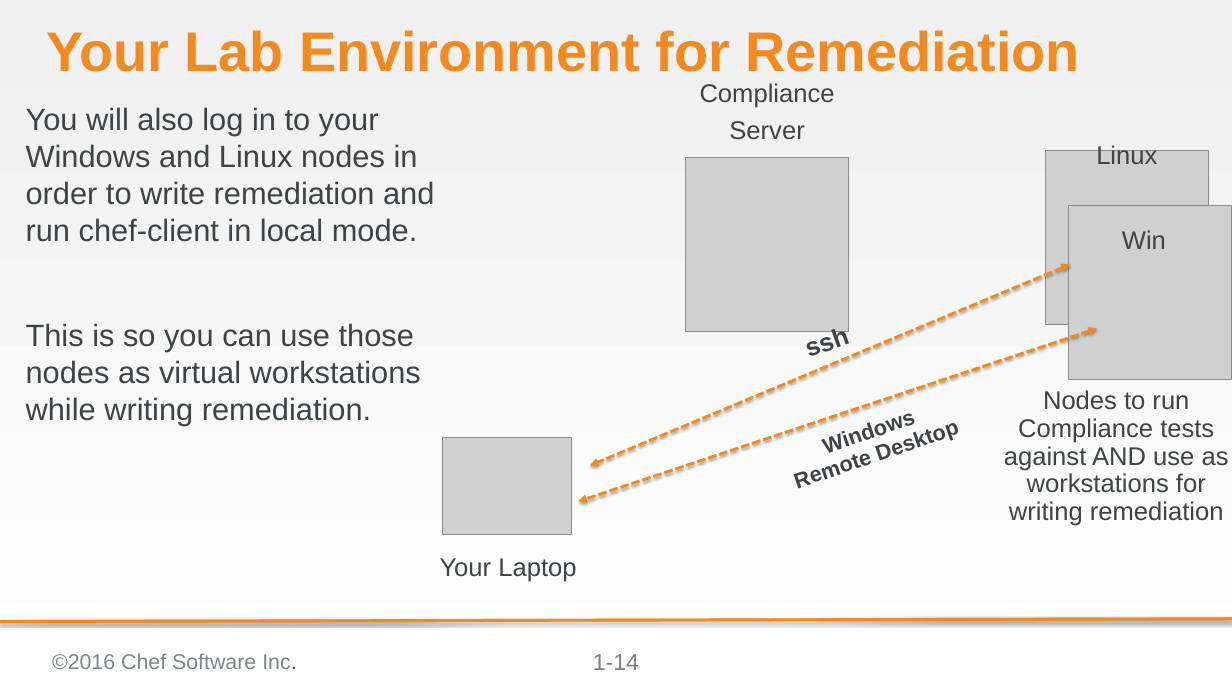
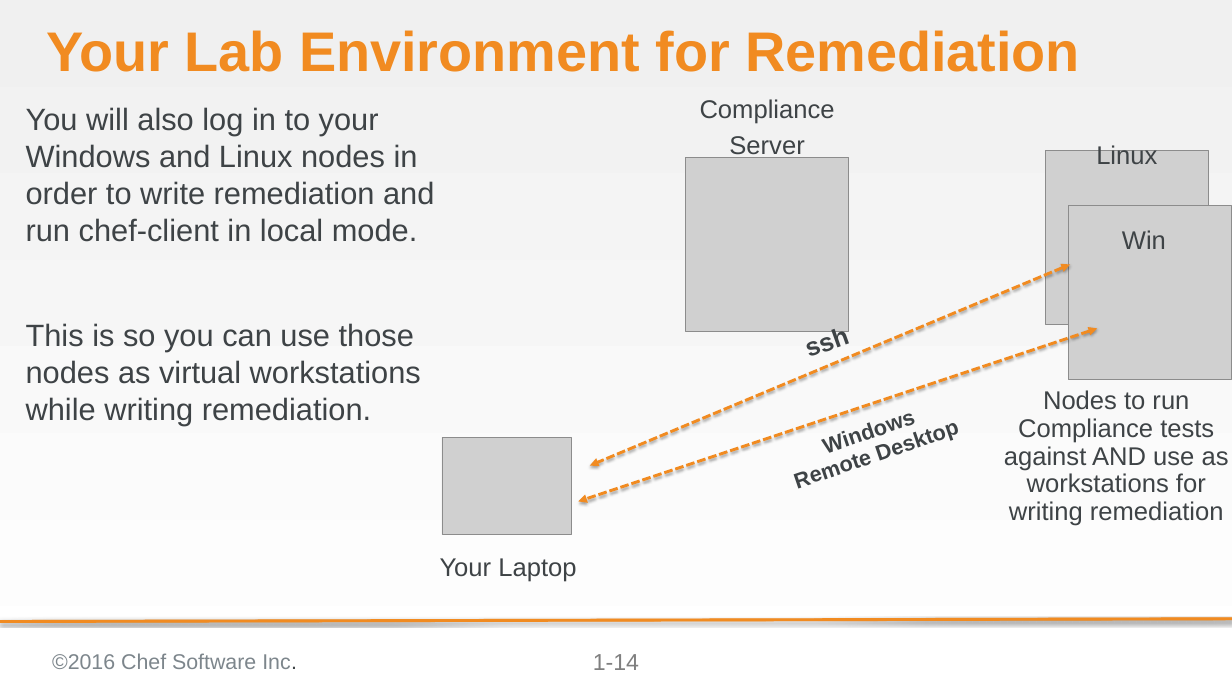
Before and after one commit to bchamby/chef-compliance-installation-configuration-operation, a slide deck: slide 14 of 01-Intro.pptx. Drawn at 1232x693 pixels with LibreOffice and Linux fonts; fonts in the diff are those of the drawing; grey boxes stand for pictures; background and template pictures are left out. Boxes give left, top, right and bottom in pixels: in the first picture for what was removed or moved away, otherwise in the second. Text is boxed around its words. In the diff, an @@ line names an element or a change of style, - is before the commit and + after.

Commit message:
fixed server icon label on 1-14 and a couple typos

```diff
--- a/01-Intro.pptx
+++ b/01-Intro.pptx
@@ text "Compliance": place and size @@
-text "Compliance" at box(700, 83, 835, 140)
+text "Compliance" at box(700, 99, 835, 158)
```
